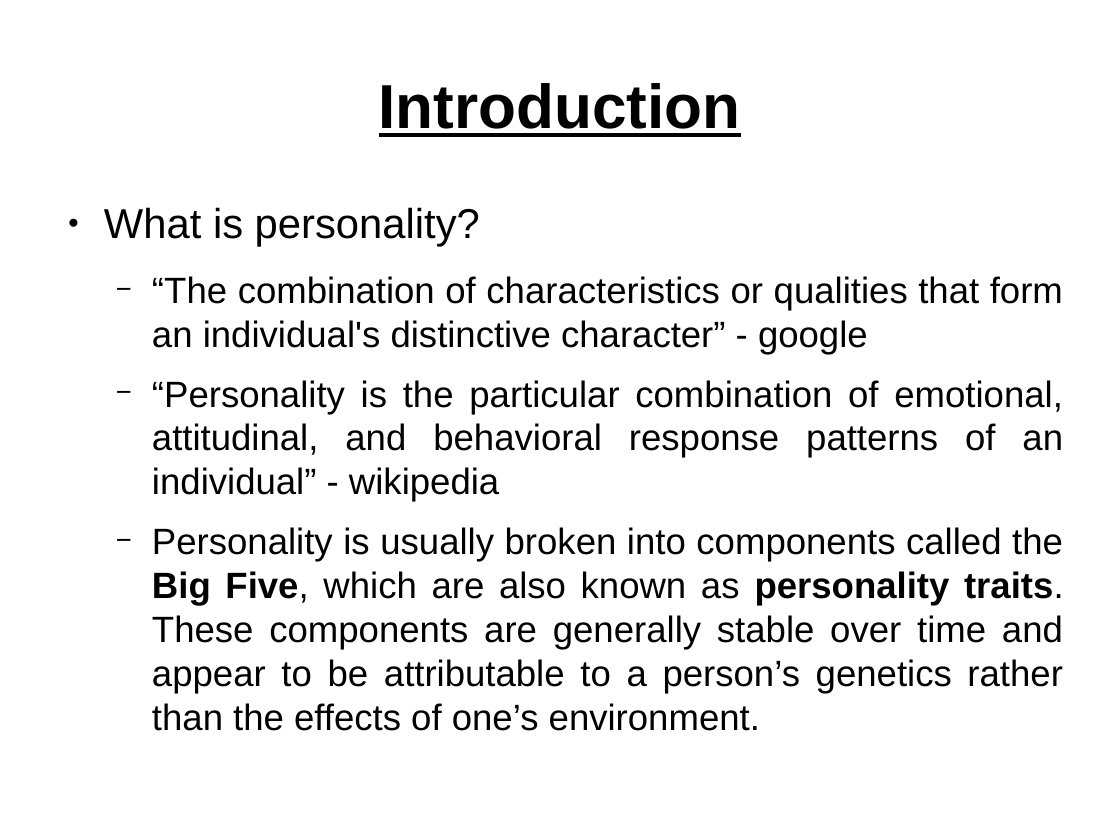
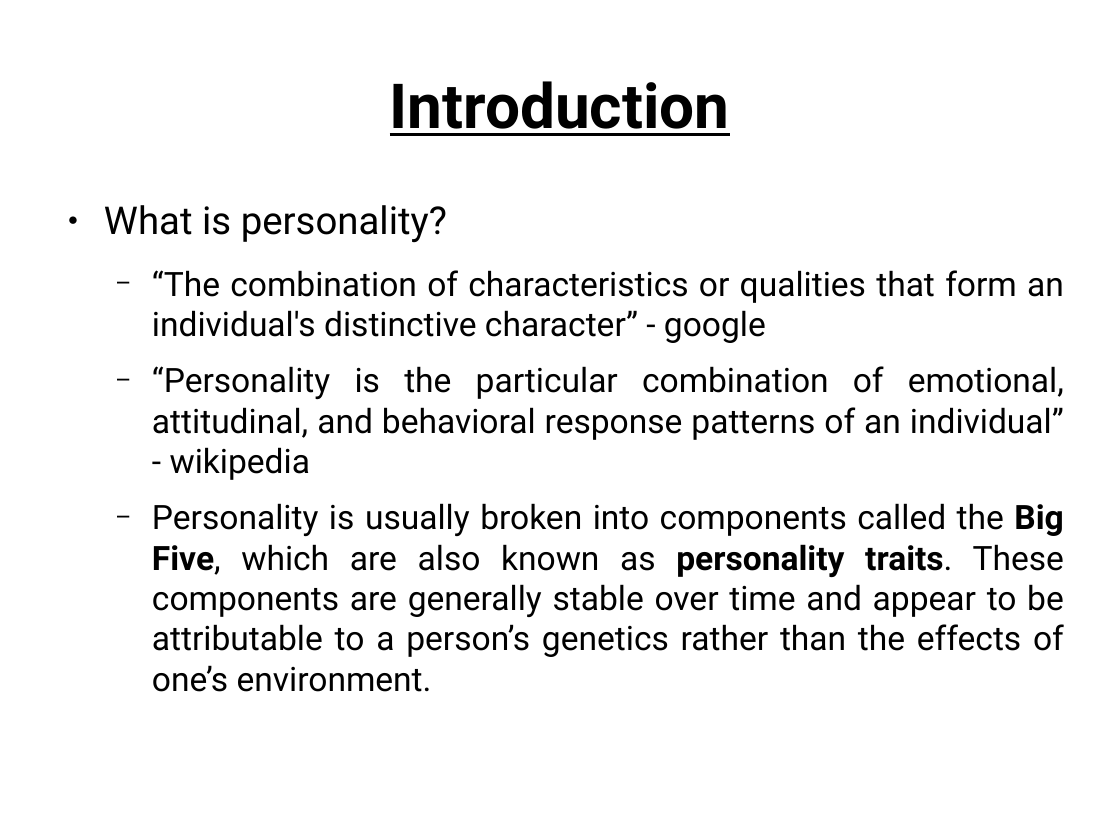
Before and after one commit to niyasc/Personality-Prediction-using-facebook-profile, a slide deck: slide 3 of Presentations/first.odp. Drawn at 1120x840 pixels with LibreOffice and Linux fonts; fonts in the diff are those of the drawing. Boxes give left, top, right and bottom in pixels: in the first picture for what was removed or moved away, otherwise in the second. Text is boxed around its words. In the diff, an @@ line names an element or a change of style, - is before the commit and + after.

```diff
--- a/Presentations/first.odp
+++ b/Presentations/first.odp
@@ title "Introduction" at [390,81,730,136]: font Arial to Roboto @@
@@ text "What is personality?" at [104,205,1064,692]: size 29.6 to 27.2 pt in "What is personality?"; font Arial to Roboto, size 25.9 to 23.8 pt @@
```
Also in this commit, not shown: 4 other slides changed, 24 other files.
